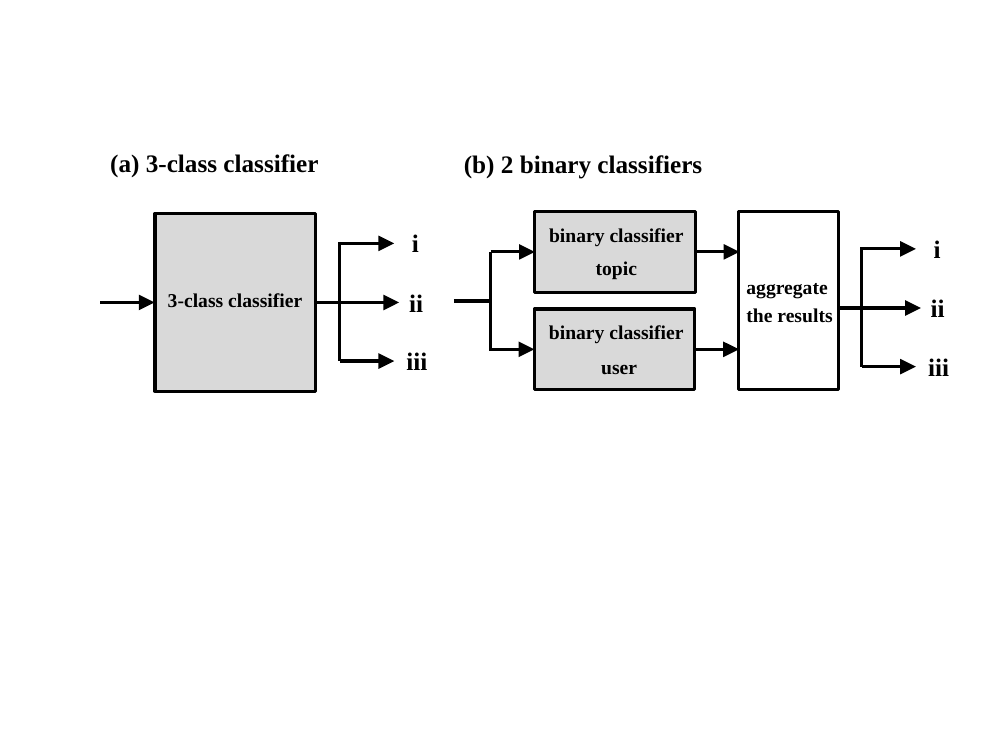
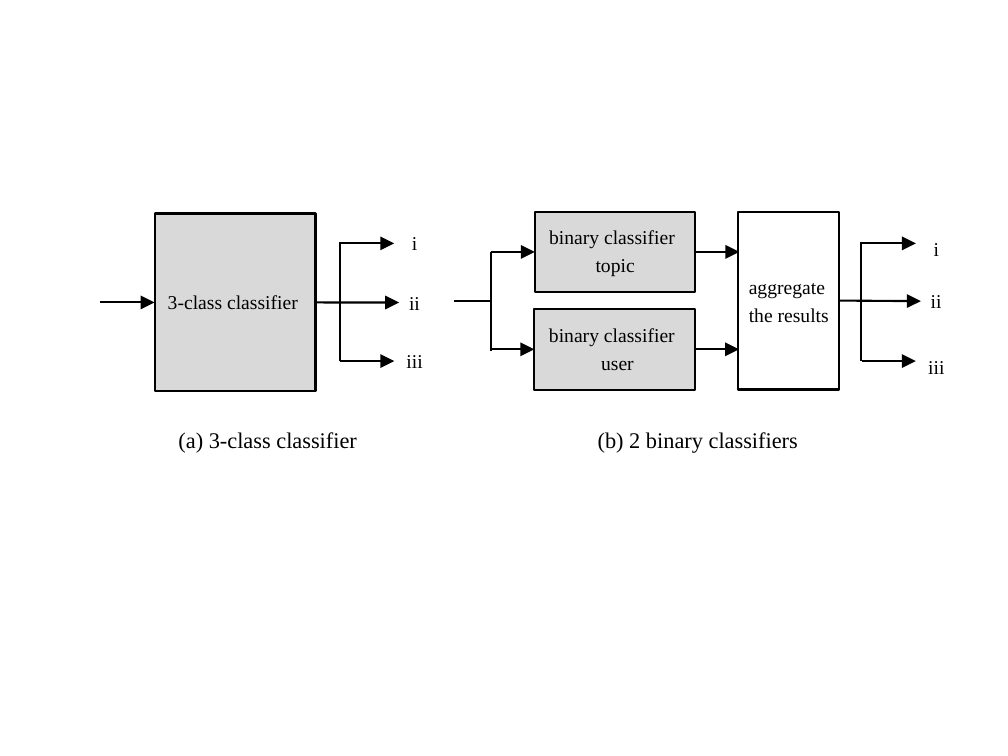
Before and after one commit to pika-shi/master_thesis, a slide deck: slide 2 of figure.pptx. Drawn at 1008x756 pixels with LibreOffice and Linux fonts; fonts in the diff are those of the drawing. Boxes give left, top, right and bottom in pixels: in the first picture for what was removed or moved away, otherwise in the second. Text is boxed around its words. In the diff, an @@ line names an element or a change of style, - is before the commit and + after.

```diff
--- a/figure.pptx
+++ b/figure.pptx
@@ bold off in 6 elements at bbox=[168, 295, 298, 309], bbox=[596, 259, 635, 277], bbox=[601, 360, 634, 370], bbox=[749, 283, 829, 323], bbox=[549, 328, 675, 346], bbox=[549, 230, 675, 248] @@
@@ outline #000000 2.25 pt to #000000 1.5 pt in 4 elements at bbox=[155, 214, 316, 391], bbox=[535, 212, 696, 292], bbox=[534, 309, 695, 390], bbox=[738, 212, 838, 390] @@
@@ arrow (340, 243) - (394, 243): stroke #000000 2.25 pt to #000000 1.5 pt @@
@@ arrow (491, 252) - (535, 252): stroke #000000 2.25 pt to #000000 1.5 pt @@
@@ arrow (696, 252) - (739, 252): stroke #000000 2.25 pt to #000000 1.5 pt @@
@@ 2 arrows, 1 line: place and size @@
-2 arrows, 1 line at bbox=[862, 247, 916, 367]
+2 arrows, 1 line at bbox=[862, 242, 916, 361]
@@ arrow (862, 243) - (916, 243): stroke #000000 2.25 pt to #000000 1.5 pt @@
@@ line (862, 242) - (862, 361): stroke #000000 2.25 pt to #000000 1.5 pt @@
@@ size 18 to 14 pt, bold off in 6 elements at bbox=[412, 237, 417, 250], bbox=[934, 243, 939, 256], bbox=[409, 297, 420, 310], bbox=[406, 355, 422, 368], bbox=[928, 361, 944, 374], bbox=[931, 295, 942, 308] @@
@@ arrow (100, 302) - (154, 302): stroke #000000 2.25 pt to #000000 1.5 pt @@
@@ arrow (316, 302) - (399, 302): stroke #000000 2.25 pt to #000000 1.5 pt @@
@@ arrow moved from (838, 308) - (921, 308) to (839, 300) - (921, 301) @@
@@ arrow (839, 300) - (921, 301): stroke #000000 2.25 pt to #000000 1.5 pt @@
@@ arrow (491, 350) - (534, 350): stroke #000000 2.25 pt to #000000 1.5 pt @@
@@ arrow (696, 350) - (739, 350): stroke #000000 2.25 pt to #000000 1.5 pt @@
@@ arrow (340, 361) - (394, 361): stroke #000000 2.25 pt to #000000 1.5 pt @@
@@ arrow (862, 361) - (916, 361): stroke #000000 2.25 pt to #000000 1.5 pt @@
@@ text "(a) 3-class classifier": place and size @@
-text "(a) 3-class classifier" at bbox=[110, 154, 318, 177]
+text "(a) 3-class classifier" at bbox=[178, 432, 357, 453]
@@ text "(a) 3-class classifier" at bbox=[178, 432, 357, 453]: size 18 to 16 pt, bold off @@
@@ text "(b) 2 binary classifiers" at bbox=[598, 432, 798, 453]: size 18 to 16 pt, bold off @@
@@ text "(b) 2 binary classifiers": place and size @@
-text "(b) 2 binary classifiers" at bbox=[464, 155, 702, 179]
+text "(b) 2 binary classifiers" at bbox=[598, 432, 798, 453]
```
Also in this commit, not shown: 3 other slides changed, 9 other files.
